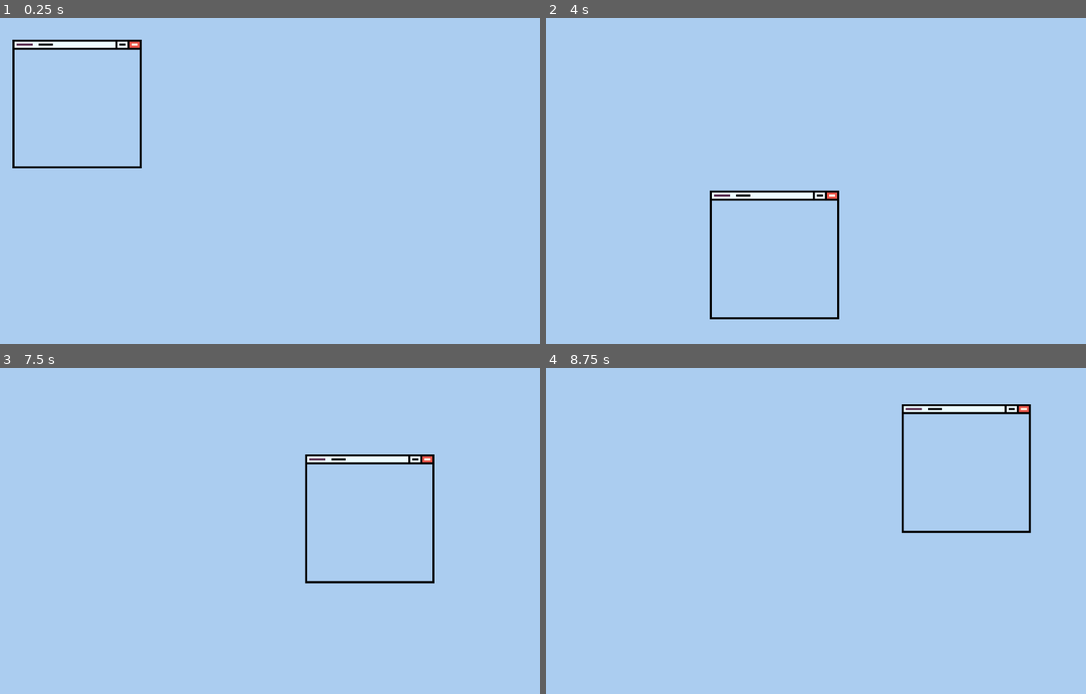
Above: before the commit, frames 1-4 (two rows, left to right).
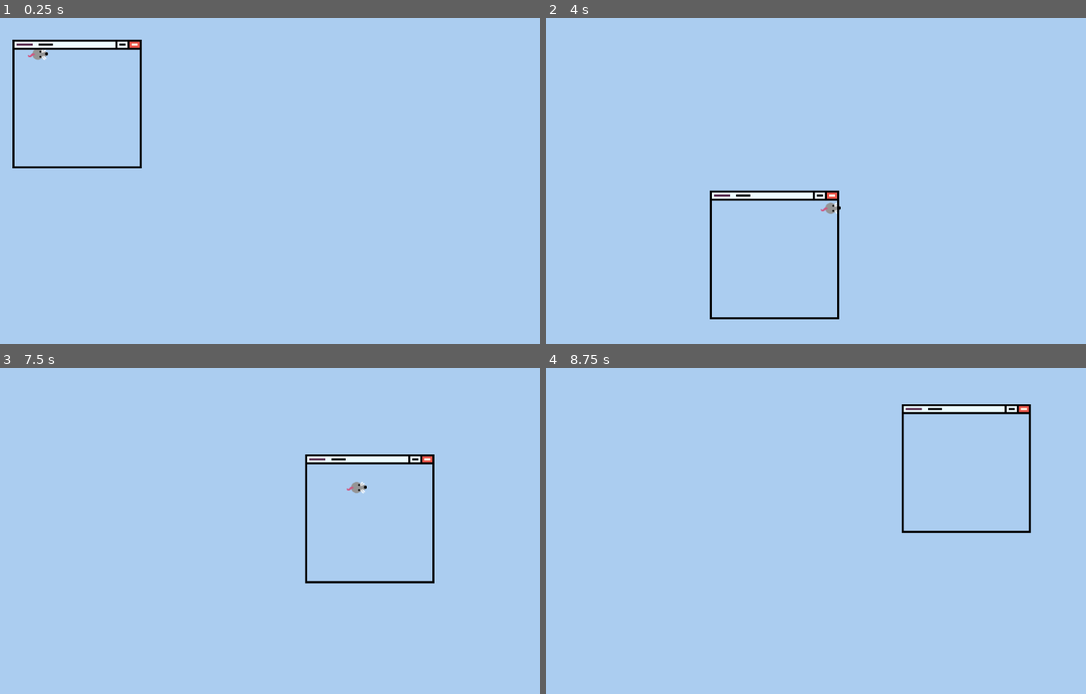
Above: after the commit, the same moments.

Repository: Shibe53/Curtailment
Game: Godot game, scene res://Scenes/world.tscn
Same seed, same stepped clock (60 frames per second), same inputs: the game is played once before the commit and once after it.
Inputs (mouse positions are in pixels of both pictures, inside the frame that each line leads up to):
- Up to frame 1 (0.25 s): no input
- Up to frame 2 (4 s): move the mouse to (956, 164) at 0.52 s; move the mouse to (713, 197) at 1.27 s; move the mouse to (886, 109) at 2.02 s; move the mouse to (799, 246) at 2.77 s; move the mouse to (1005, 229) at 3.52 s
- Up to frame 3 (7.5 s): move the mouse to (108, 482) at 4.27 s; move the mouse to (313, 531) at 5.02 s; move the mouse to (194, 449) at 5.77 s; move the mouse to (410, 514) at 6.52 s; move the mouse to (167, 547) at 7.27 s
- Up to frame 4 (8.75 s): move the mouse to (886, 459) at 8.02 s

The runs differ from the first frame. In frame 1, less than 0.1% of the frame differs, in the area x 5-9%, y 9-13%; in frame 2, less than 0.1%; in frame 3, less than 0.1%, in the area x 64-68%, y 34-39%; in frame 4, nothing differs.

Commit message:
Rat visible

Diff:
--- a/Scenes/world.tscn
+++ b/Scenes/world.tscn
@@ -1,34 +1,9 @@
-[gd_scene load_steps=11 format=3 uid="uid://c5n6pfu2anprg"]
+[gd_scene load_steps=9 format=3 uid="uid://c5n6pfu2anprg"]
 
 [ext_resource type="Script" path="res://Scenes/world.gd" id="1_vq7k7"]
 [ext_resource type="PackedScene" uid="uid://bng0i3cdu3nb6" path="res://Scenes/window_screen.tscn" id="1_xfbpp"]
 [ext_resource type="Texture2D" uid="uid://ctgarj4ppgp2p" path="res://Assets/blue.png" id="2_eoyj7"]
-[ext_resource type="Texture2D" uid="uid://b6kshjgeg8c75" path="res://Assets/20250215_000340.jpg" id="3_ukhce"]
-
-[sub_resource type="GDScript" id="GDScript_58ab3"]
-script/source = "extends Sprite2D
-
-
-# Called when the node enters the scene tree for the first time.
-func _ready() -> void:
-	pass # Replace with function body.
-
-
-# Called every frame. 'delta' is the elapsed time since the previous frame.
-func _process(delta: float) -> void:
-	pass
-
-
-func _on_area_2d_area_entered(area: Area2D) -> void:
-	visible = true
-
-
-func _on_area_2d_area_exited(area: Area2D) -> void:
-	visible = false
-"
-
-[sub_resource type="RectangleShape2D" id="RectangleShape2D_whm74"]
-size = Vector2(2220.1, 2572.9)
+[ext_resource type="PackedScene" uid="uid://c0e54g3dw4d25" path="res://Scenes/mouse.tscn" id="3_rr2h0"]
 
 [sub_resource type="RectangleShape2D" id="RectangleShape2D_2xgc6"]
 size = Vector2(1196, 20)
@@ -50,19 +25,9 @@
 offset_bottom = 836.0
 texture = ExtResource("2_eoyj7")
 
-[node name="Area2D" type="Area2D" parent="."]
-
-[node name="Sprite2D" type="Sprite2D" parent="Area2D"]
+[node name="Mouse" parent="." instance=ExtResource("3_rr2h0")]
 visible = false
-position = Vector2(780, 457)
-scale = Vector2(0.192333, 0.14575)
-texture = ExtResource("3_ukhce")
-script = SubResource("GDScript_58ab3")
-
-[node name="CollisionShape2D" type="CollisionShape2D" parent="Area2D"]
-position = Vector2(778.5, 432.5)
-scale = Vector2(0.192333, 0.14575)
-shape = SubResource("RectangleShape2D_whm74")
+position = Vector2(59, 326)
 
 [node name="WindowScreen" parent="." instance=ExtResource("1_xfbpp")]
 position = Vector2(150, 151)
@@ -85,7 +50,7 @@
 position = Vector2(1166, 325)
 shape = SubResource("RectangleShape2D_hcwr5")
 
-[connection signal="area_entered" from="WindowScreen/Area2D" to="Area2D/Sprite2D" method="_on_area_2d_area_entered"]
-[connection signal="area_exited" from="WindowScreen/Area2D" to="Area2D/Sprite2D" method="_on_area_2d_area_exited"]
+[connection signal="area_entered" from="WindowScreen/Area2D" to="Mouse" method="_on_area_2d_area_entered"]
+[connection signal="area_exited" from="WindowScreen/Area2D" to="Mouse" method="_on_area_2d_area_exited"]
 
 [editable path="WindowScreen"]
--- a/Scripts/mouse.gd
+++ b/Scripts/mouse.gd
@@ -13,3 +13,11 @@
 func _process(delta):
 	position += velocity*delta
 	velocity = velocity*(1-delta) + get_local_mouse_position()*delta*3
+
+
+func _on_area_2d_area_entered(area: Area2D) -> void:
+	visible = true
+
+
+func _on_area_2d_area_exited(area: Area2D) -> void:
+	visible = false
